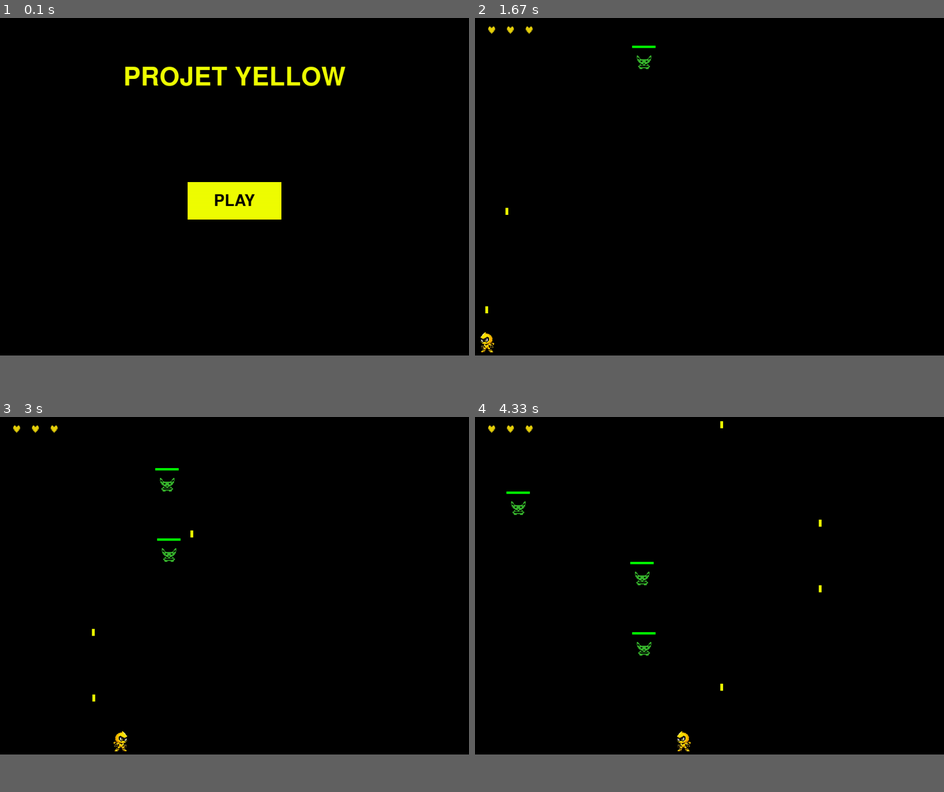
Above: before the commit, frames 1-4 (two rows, left to right).
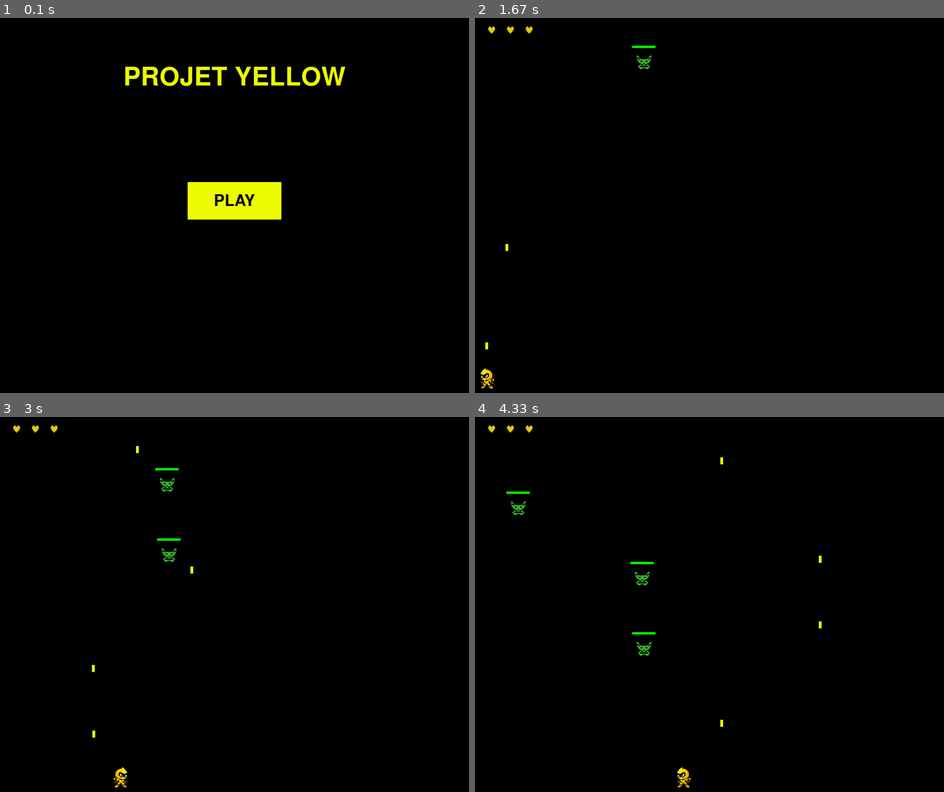
Above: after the commit, the same moments.

Repository: backmirio/GD-Pygame-Test
Game: pygame game, started from main.py
The game is run twice, just before and just after one commit, with the same random seed, the same clock (stepped at 60 frames per second) and the same inputs.
Inputs:
- Up to frame 1 (0.1 s): no input
- Up to frame 2 (1.67 s): click "PLAY" at 0.38 s; hold Left 0.67-1.2 s; hold Left 1.23-1.63 s; tap Space at 1.3, 1.6 s
- Up to frame 3 (3 s): hold Right 1.67-2.3 s; tap Space at 1.73, 2.03, 2.4, 2.7, 2.9 s; hold Left 2.33-2.8 s; hold Right from 2.83 s (still down)
- Up to frame 4 (4.33 s): tap Space at 3.2, 3.4, 3.7, 3.9, 4.2 s; release Right at 3.3 s; hold Right 3.33-3.8 s; hold Left from 3.83 s (still down)
In our replay, the window is 900x648 before the commit and 900x720 after it. These sizes can differ from the game's own. Grey fills any space a smaller window leaves; there, only what the larger window draws over its background counts as a difference.

The runs differ from the first frame. In frame 1, only the window size differs. In frame 2, 0.2% of the frame differs, in the area x 1-8%, y 50-99%; in frame 3, 0.3%; in frame 4, 0.3%, in the area x 43-74%, y 1-99%.

Commit message:
Added conditions if green touch the bottom of the screen you'll lose 1 live.

Diff:
--- a/main.py
+++ b/main.py
@@ -5,7 +5,7 @@
 
 pygame.display.set_caption("Projet Yellow")
 
-screen = pygame.display.set_mode((1000, 720))
+screen = pygame.display.set_mode((1000, 800))
 
 clock = pygame.time.Clock()
 
@@ -246,12 +246,19 @@
 
                     break
 
-        greens = [
-            green
-            for green in greens
-            if green["hp"] > 0
-            and green["pos"].y < screen.get_height() + 25
-        ]
+        greens_to_remove = []
+
+        for green in greens:
+
+            if green["pos"].y > screen.get_height() + 25:
+                player_lives -= 1
+                greens_to_remove.append(green)
+
+            elif green["hp"] <= 0:
+                greens_to_remove.append(green)
+
+        for green in greens_to_remove:
+            greens.remove(green)
 
         player_shots = [
             shot
@@ -294,6 +301,48 @@
                 200
             )
         )
+
+        restart_button = pygame.Rect(
+            400,
+            350,
+            200,
+            80
+        )
+
+        pygame.draw.rect(
+            screen,
+            (240, 255, 0),
+            restart_button
+        )
+
+        font_button = pygame.font.Font(None, 50)
+
+        restart_text = font_button.render(
+            "RESTART",
+            True,
+            (0, 0, 0)
+        )
+
+        restart_text_rect = restart_text.get_rect(
+            center=restart_button.center
+        )
+
+        screen.blit(
+            restart_text,
+            restart_text_rect
+        )
+
+        if game_state == "game_over":
+
+            if event.type == pygame.MOUSEBUTTONDOWN:
+
+                if restart_button.collidepoint(event.pos):
+
+                    game_state = "game"
+                    player_lives = 3
+                    greens.clear()
+                    player_shots.clear()
+                    invincible_timer = 0
     pygame.display.flip()
 
 pygame.quit()
